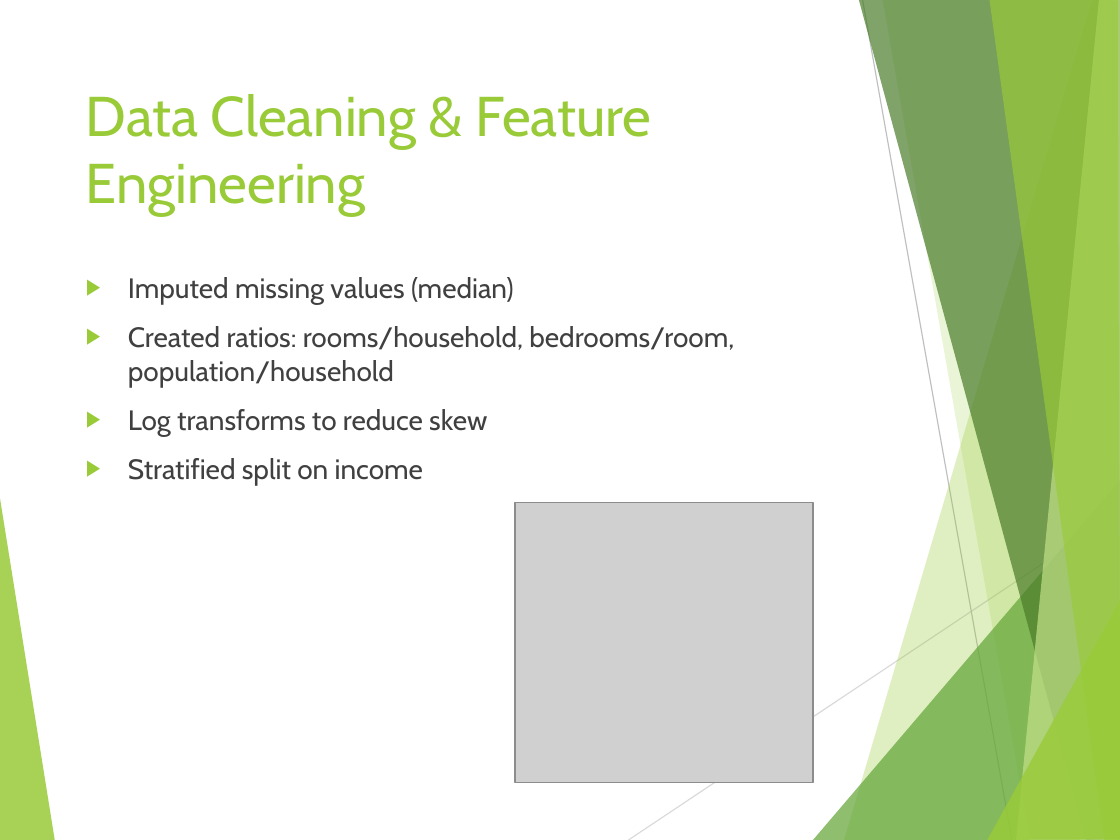
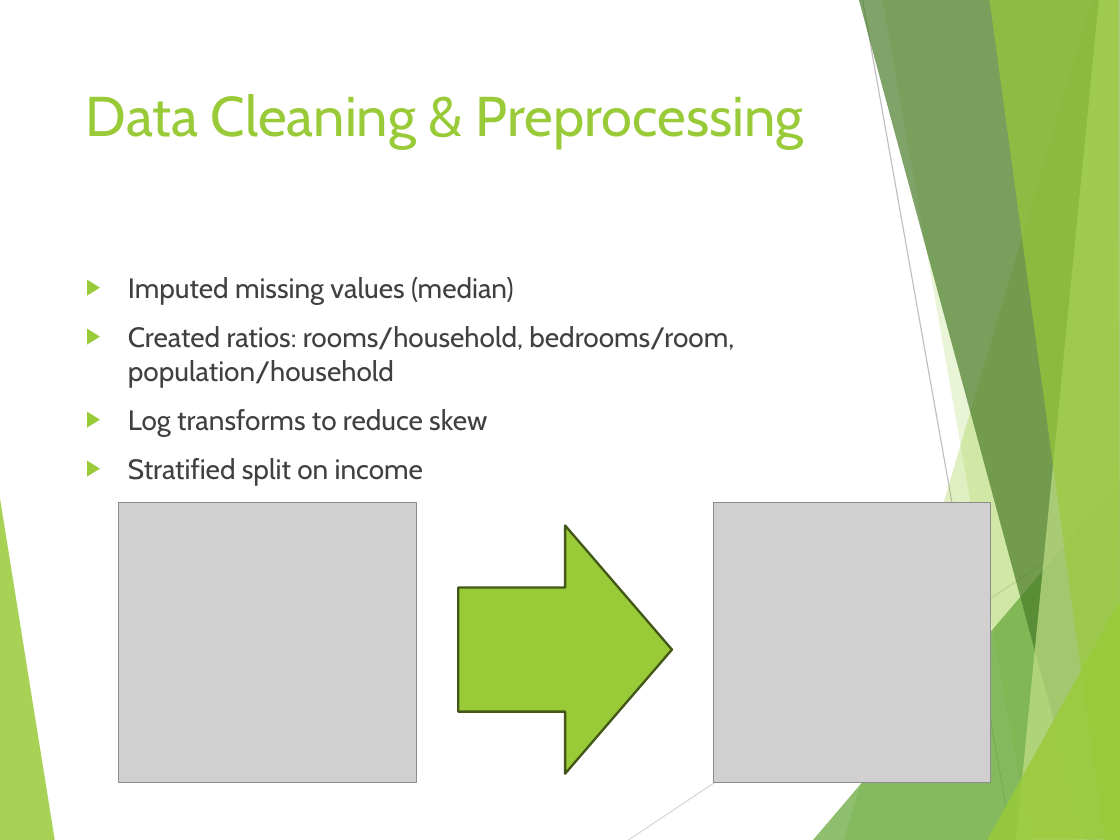
Before and after one commit to adibsob/5509-final-project, a slide deck: slide 4 of California_Housing_Price_Prediction.pptx. Drawn at 1120x840 pixels with LibreOffice and Linux fonts; fonts in the diff are those of the drawing; grey boxes stand for pictures. Boxes give left, top, right and bottom in pixels: in the first picture for what was removed or moved away, otherwise in the second. Text is boxed around its words. In the diff, an @@ line names an element or a change of style, - is before the commit and + after.

```diff
--- a/California_Housing_Price_Prediction.pptx
+++ b/California_Housing_Price_Prediction.pptx
@@ title at bbox=[86, 94, 804, 148]: text changed @@
-Data Cleaning & Feature Engineering
+Data Cleaning & Preprocessing
@@ picture: place and size @@
-picture at bbox=[515, 502, 813, 782]
+picture at bbox=[119, 502, 417, 782]
@@ picture added at bbox=[713, 502, 990, 782] @@
@@ down arrow added at bbox=[459, 526, 673, 774], fill #99CB38, outline #435919 1.5 pt @@
```
Also in this commit, not shown: 3 other slides changed, 2 slides added, 1 slide removed.
